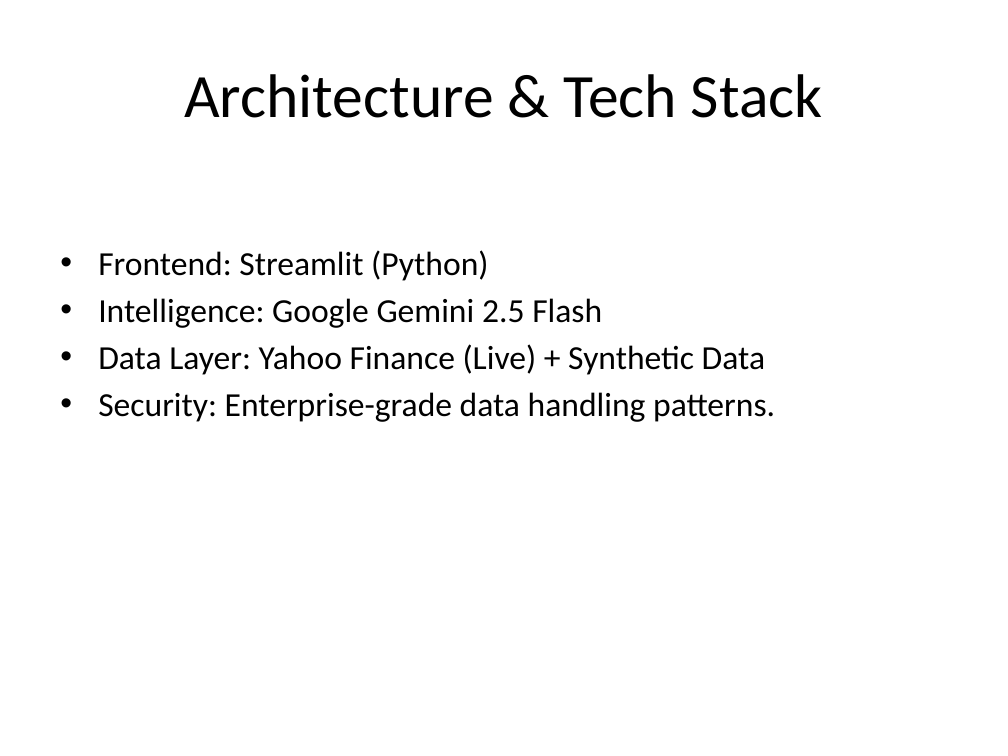
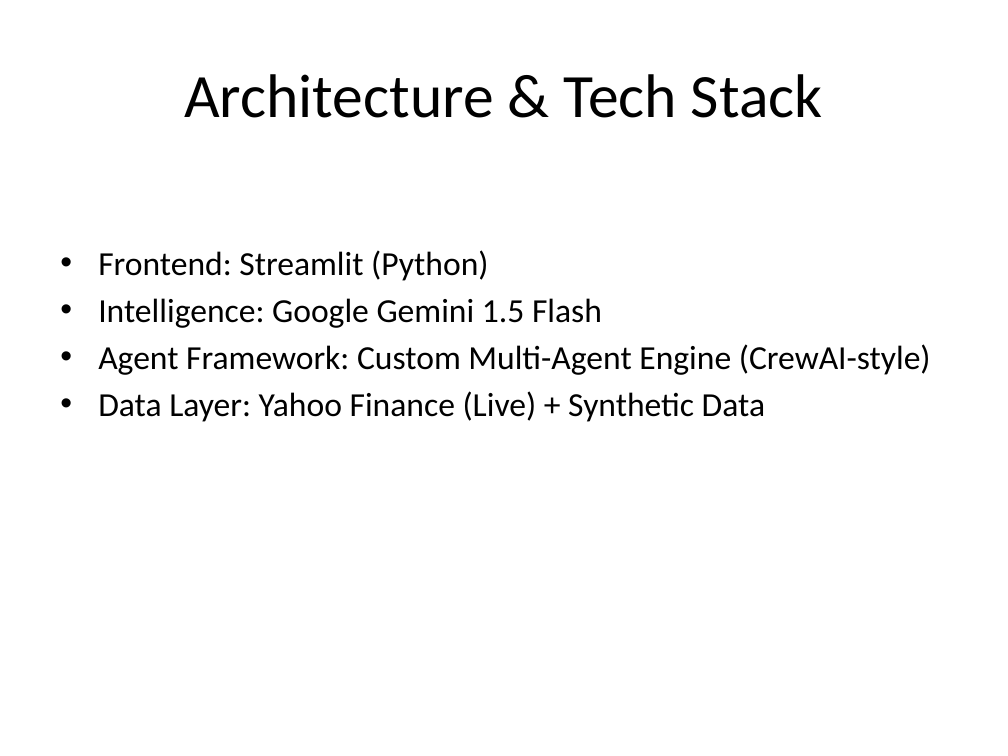
Before and after one commit to SahilPulikal/Gen-AI-Hackathon, a slide deck: slide 5 of wealth_pilot/WealthPilot_Presentation.pptx. Drawn at 1008x756 pixels with LibreOffice and Linux fonts; fonts in the diff are those of the drawing. Boxes give left, top, right and bottom in pixels: in the first picture for what was removed or moved away, otherwise in the second. Text is boxed around its words. In the diff, an @@ line names an element or a change of style, - is before the commit and + after.

```diff
--- a/wealth_pilot/WealthPilot_Presentation.pptx
+++ b/wealth_pilot/WealthPilot_Presentation.pptx
@@ text at (98, 298, 931, 375): text changed @@
-• Intelligence: Google Gemini 2.5 Flash
+• Intelligence: Google Gemini 1.5 Flash
+• Agent Framework: Custom Multi-Agent Engine (CrewAI-style)
@@ text at (98, 392, 775, 422): paragraph removed @@
-• Security: Enterprise-grade data handling patterns.
```
Also in this commit, not shown: 1 other slide changed, 4 other files.
